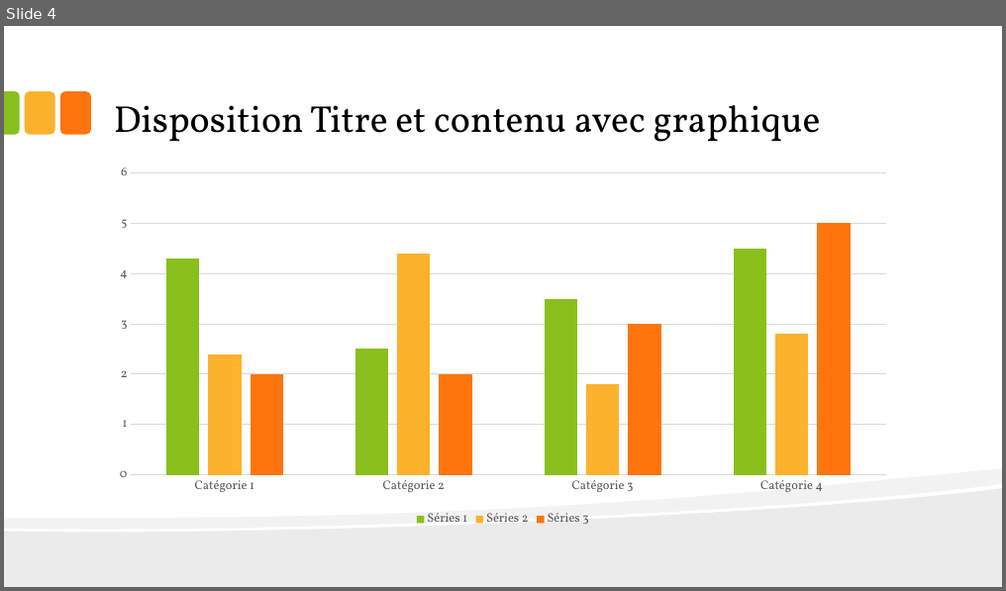
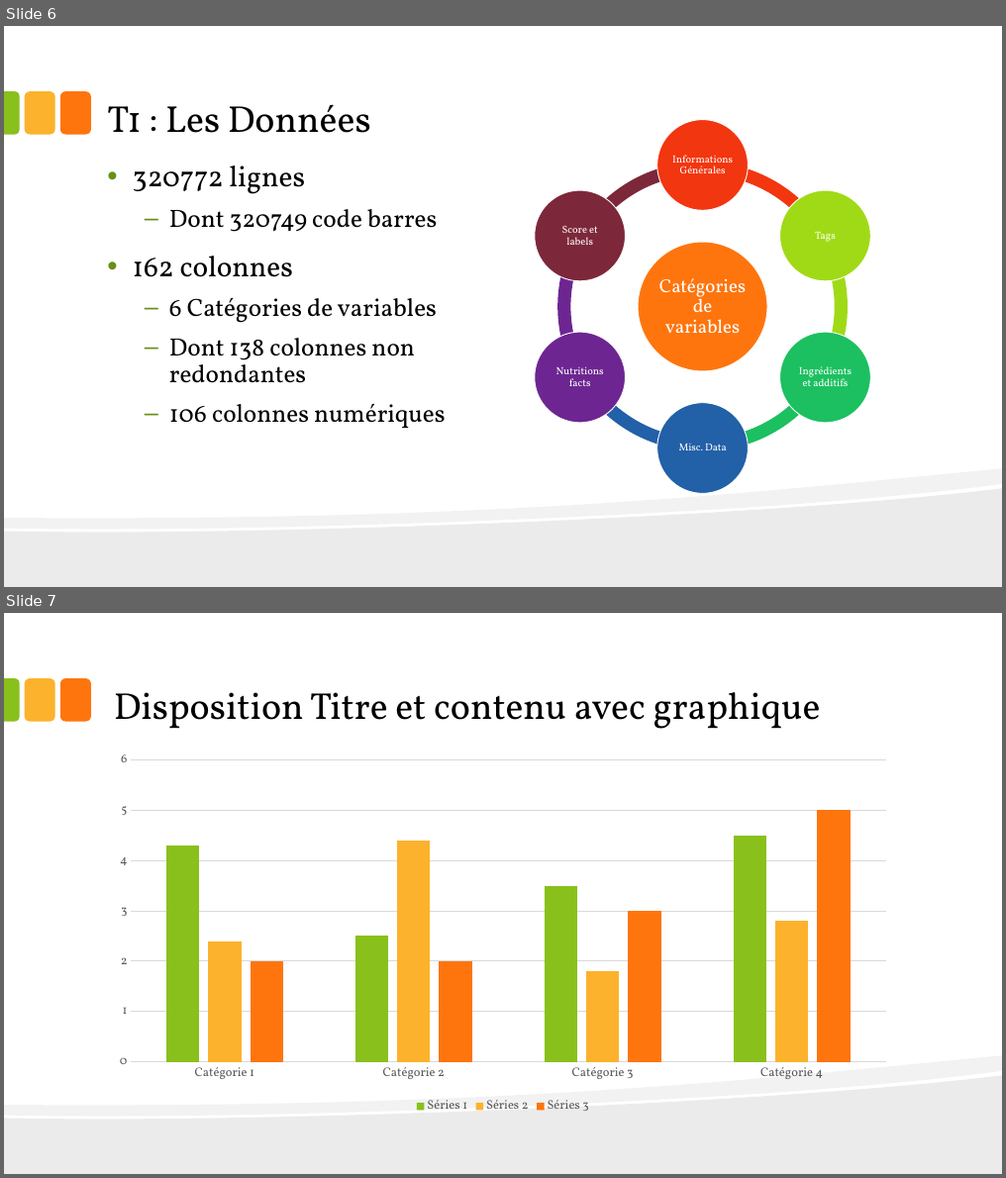
Before and after one commit to kevin-EK/Concevez-une-application-au-service-de-la-sant-publique, a slide deck: P3 Concevez une application au service de la santé publique.pptx. Shown one above the other, each under a label of ours: slide 4 before the commit, slides 6 and 7 after it. The pictures are 1006x591 and 1006x1178 pixels, drawn with LibreOffice and Linux fonts; fonts in the diff are those of the drawing. Boxes give left, top, right and bottom in pixels: in the first picture for what was removed or moved away, otherwise in the second. Text is boxed around its words. In the diff, an @@ line names an element or a change of style, - is before the commit and + after.

```diff
--- a/P3 Concevez une application au service de la santé publique.pptx
+++ b/P3 Concevez une application au service de la santé publique.pptx
@@ slide 6 added at (x1=4, y1=26, x2=1002, y2=587), background #FFFFFF; not listed: 5 template elements that a slide beside it also shows @@
@@ title added at (x1=107, y1=104, x2=371, y2=133), 36 pt, text #000000 @@
+T1 : Les Données
@@ text added at (x1=133, y1=166, x2=445, y2=428), 24 pt, text #000000 @@
+• 320772 lignes
+  – Dont 320749 code barres
+• 162 colonnes
+  – 6 Catégories de variables
+  – Dont 138 colonnes non redondantes
+  – 106 colonnes numériques
@@ group added at (x1=535, y1=120, x2=870, y2=494): 7 ellipses, 7 texts, 6 arch (boxed as its full ring)s @@
+Catégories de variables
+Informations Générales
+Tags
+Ingrédients et additifs
+Misc. Data
+Nutritions facts
+Score et labels
@@ what was slide 4 is now slide 7 @@
```
Also in this commit, not shown: 1 slide changed, 3 other slides added, 2 slides removed, 1 other file.
